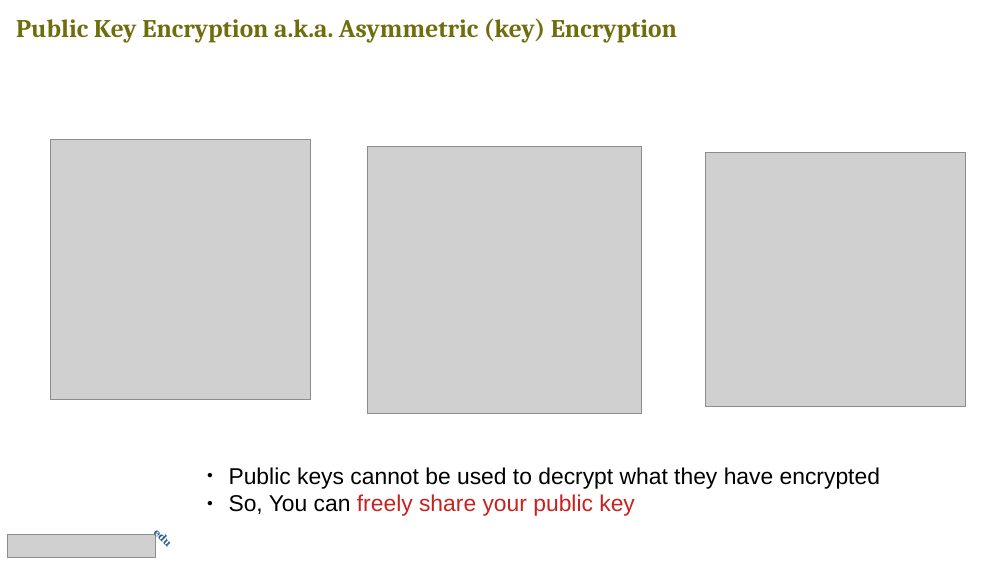
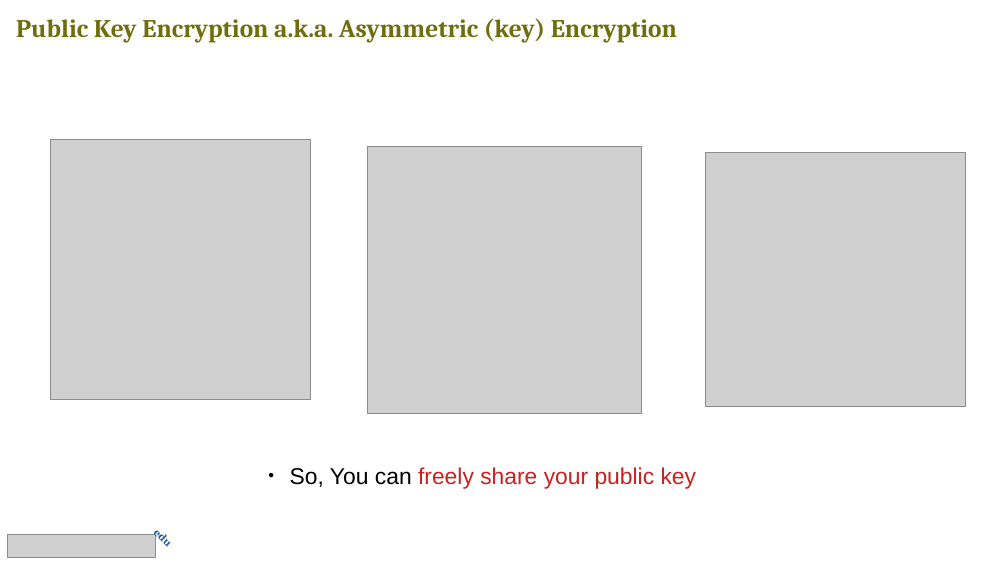
Before and after one commit to v-research/edu, a slide deck: slide 21 of second_year_2020/lesson_3/l3_slide.odp. Drawn at 1008x567 pixels with LibreOffice and Linux fonts; fonts in the diff are those of the drawing; grey boxes stand for pictures. Boxes give left, top, right and bottom in pixels: in the first picture for what was removed or moved away, otherwise in the second. Text is boxed around its words. In the diff, an @@ line names an element or a change of style, - is before the commit and + after.

```diff
--- a/second_year_2020/lesson_3/l3_slide.odp
+++ b/second_year_2020/lesson_3/l3_slide.odp
@@ text at [229, 467, 880, 489]: paragraph removed @@
-● Public keys cannot be used to decrypt what they have encrypted
@@ text "So, You can freely share ...": place and size @@
-text "So, You can freely share ..." at [229, 467, 880, 516]
+text "So, You can freely share ..." at [290, 467, 697, 489]
```
Also in this commit, not shown: 1 other slide changed, 4 slides added, 1 other file.
